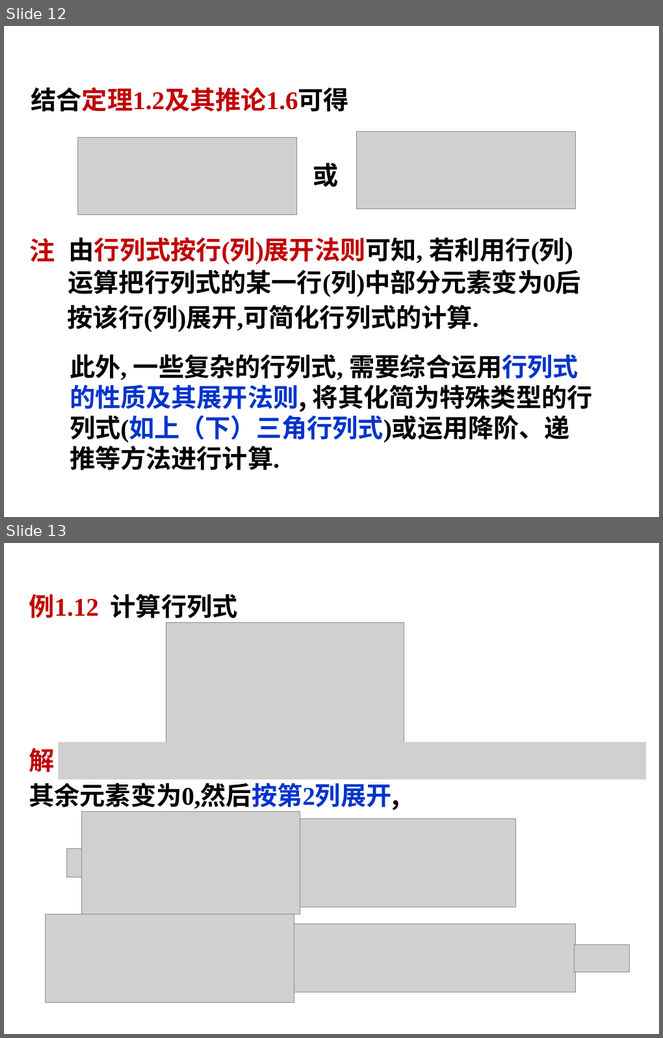
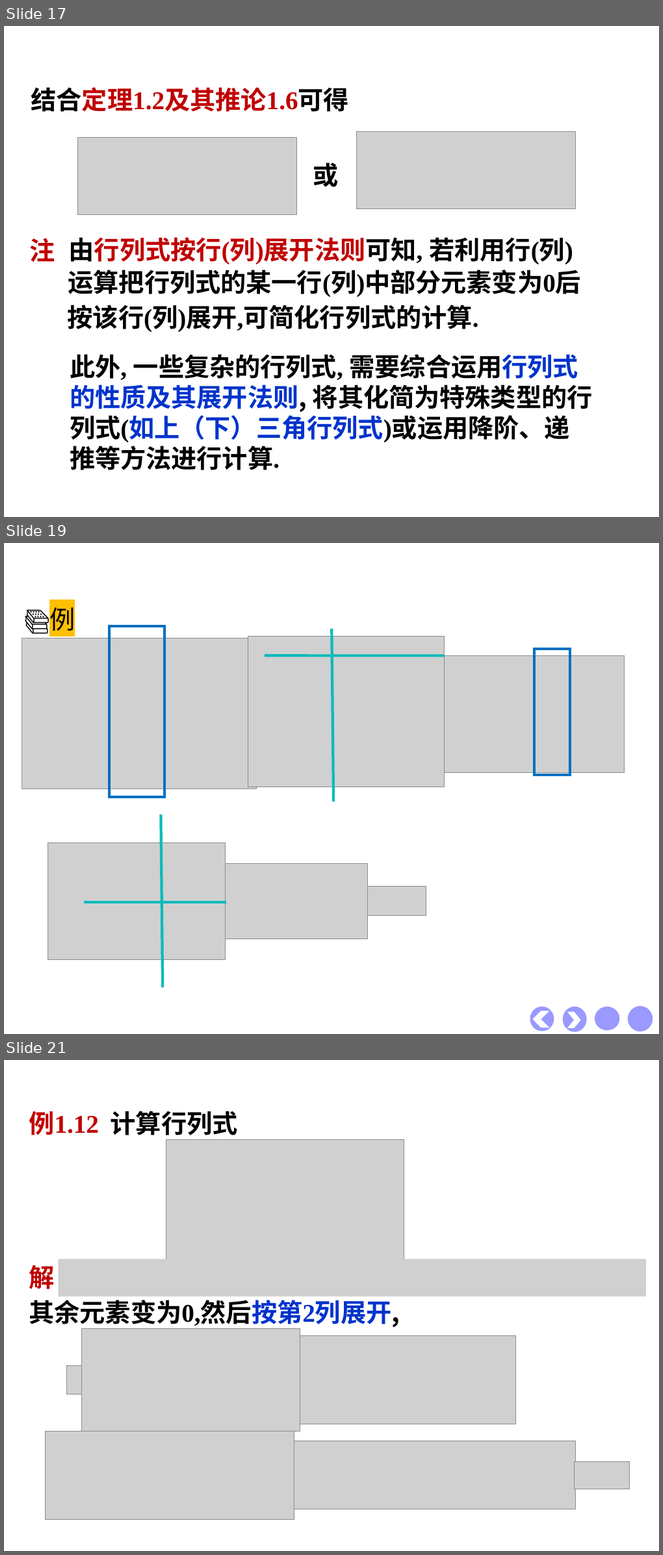
Before and after one commit to zeemeil/zeemeil.github.io, a slide deck: files/2025_2_LM/1010_0104.pptx. Shown one above the other, each under a label of ours: slides 12 and 13 before the commit, slides 17, 19 and 21 after it; the slides between them are not shown. The pictures are 663x1038 and 663x1555 pixels, drawn with LibreOffice and Linux fonts; fonts in the diff are those of the drawing; grey boxes stand for pictures; background and template pictures are left out. Boxes give left, top, right and bottom in pixels: in the first picture for what was removed or moved away, otherwise in the second. Text is boxed around its words. In the diff, an @@ line names an element or a change of style, - is before the commit and + after.

```diff
--- a/files/2025_2_LM/1010_0104.pptx
+++ b/files/2025_2_LM/1010_0104.pptx
@@ slide 19 added at (4,543,659,1034), background picture (left out) @@
@@ text added at (24,609,75,637), 28 pt, text #000000 @@
+📚例
@@ picture added at (22,639,257,789) @@
@@ rectangle added at (109,626,165,797), outline #0070C0 3 pt @@
@@ picture added at (248,637,444,787) @@
@@ line added from (332, 629) to (334, 802), #0ABABA 3 pt @@
@@ line added from (265, 655) to (444, 655), #0ABABA 3 pt @@
@@ picture added at (444,655,625,773) @@
@@ rectangle added at (534,648,570,775), outline #0070C0 3 pt @@
@@ line added from (161, 815) to (163, 988), #0ABABA 3 pt @@
@@ picture added at (48,843,226,960) @@
@@ picture added at (226,863,367,939) @@
@@ picture added at (367,886,426,916) @@
@@ line added from (226, 902) to (84, 902), #0ABABA 3 pt @@
@@ ellipse added at (530,1007,555,1032), fill #9999FF @@
@@ ellipse added at (563,1007,587,1032), fill #9999FF @@
@@ ellipse added at (595,1007,620,1031), fill #9999FF @@
@@ ellipse added at (628,1006,653,1032), fill #9999FF @@
@@ chevron added at (532,1012,550,1029), fill #FFFFFF @@
@@ chevron added at (568,1012,581,1029), fill #FFFFFF @@
@@ what was slide 12 is now slide 17 @@
@@ what was slide 13 is now slide 21 @@
```
Also in this commit, not shown: 3 slides changed, 14 other slides added, 7 other files.
